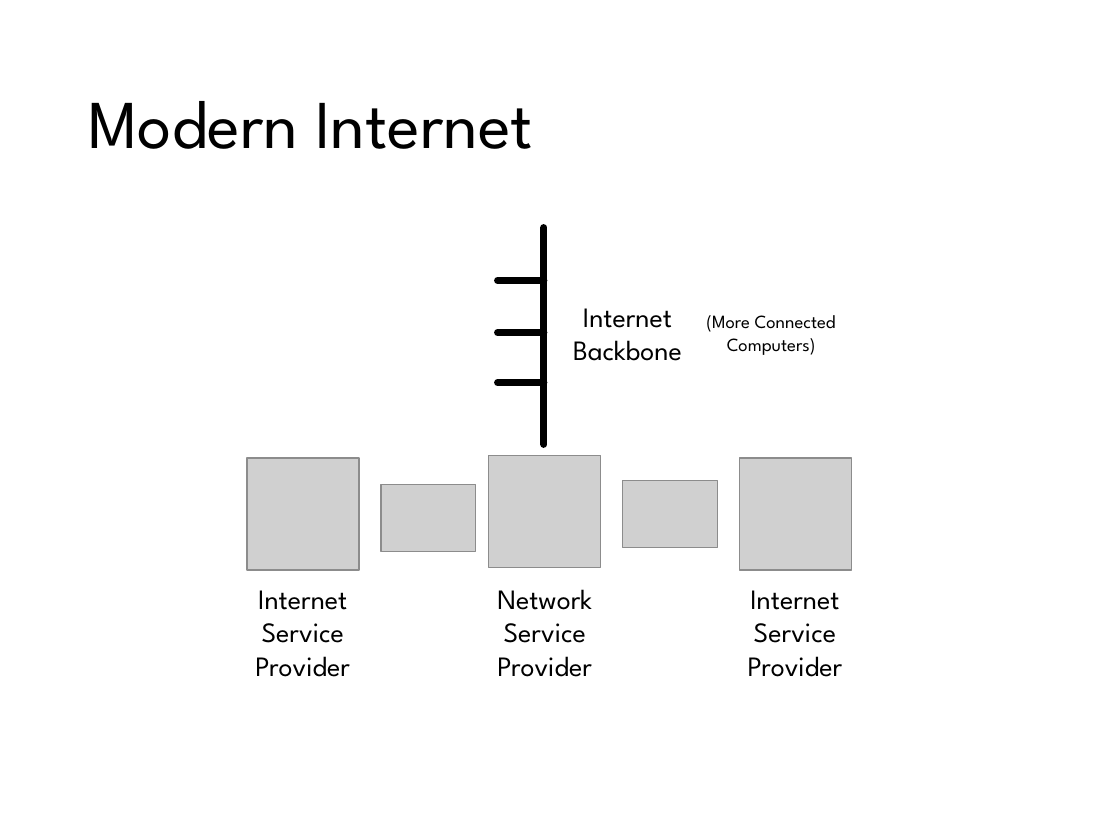
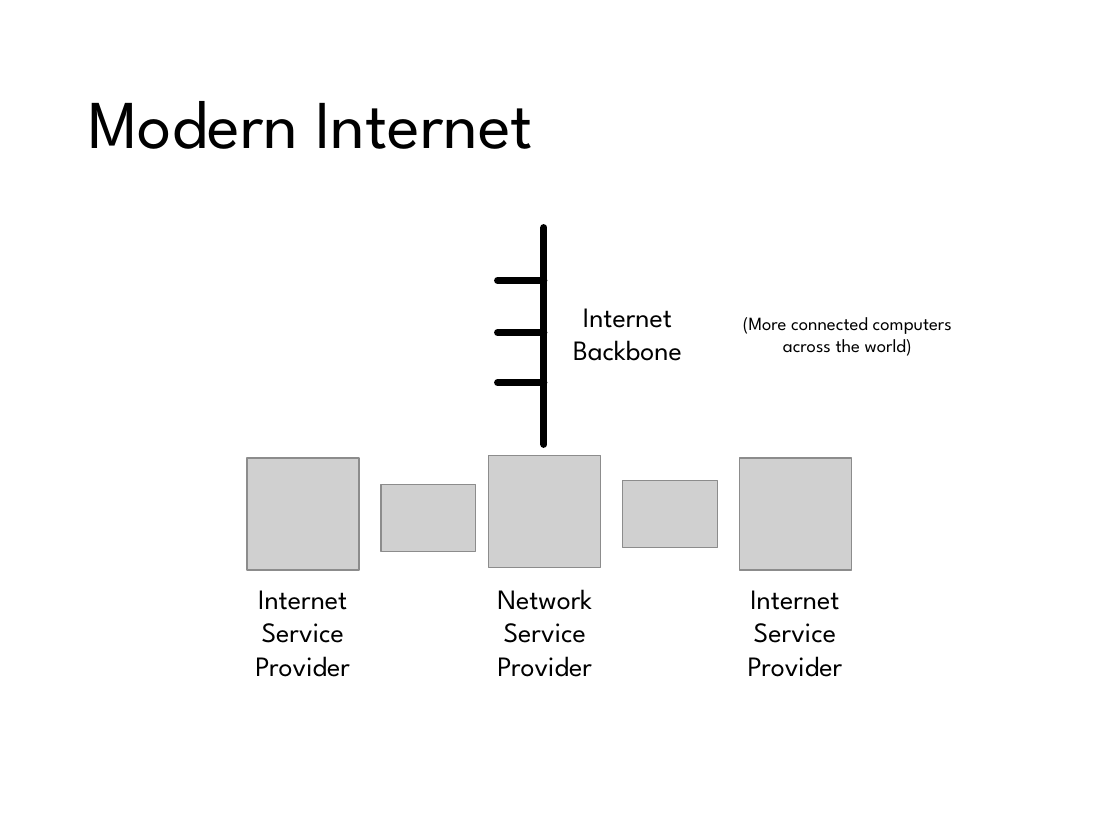
Before and after one commit to Yi-Chia-Chen/my-website, a slide deck: slide 18 of Files/Slides/Web Development_Yi-Chia Chen.pptx. Drawn at 1120x840 pixels with LibreOffice and Linux fonts; fonts in the diff are those of the drawing; grey boxes stand for pictures. Boxes give left, top, right and bottom in pixels: in the first picture for what was removed or moved away, otherwise in the second. Text is boxed around its words. In the diff, an @@ line names an element or a change of style, - is before the commit and + after.

```diff
--- a/Files/Slides/Web Development_Yi-Chia Chen.pptx
+++ b/Files/Slides/Web Development_Yi-Chia Chen.pptx
@@ text at bbox=[743, 317, 952, 356]: text changed @@
-(More Connected
-Computers)
+(More connected computers
+across the world)
```
Also in this commit, not shown: 23 other slides changed, 19 slides added, 11 slides removed, 3 other files.
